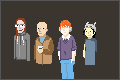
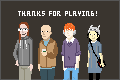
Layers edited between the first and the second (120, 80) image:
renamed "Layer 1" to "credits screen2", moved it above "credits text", painted on it over box(13, 11, 106, 80)
